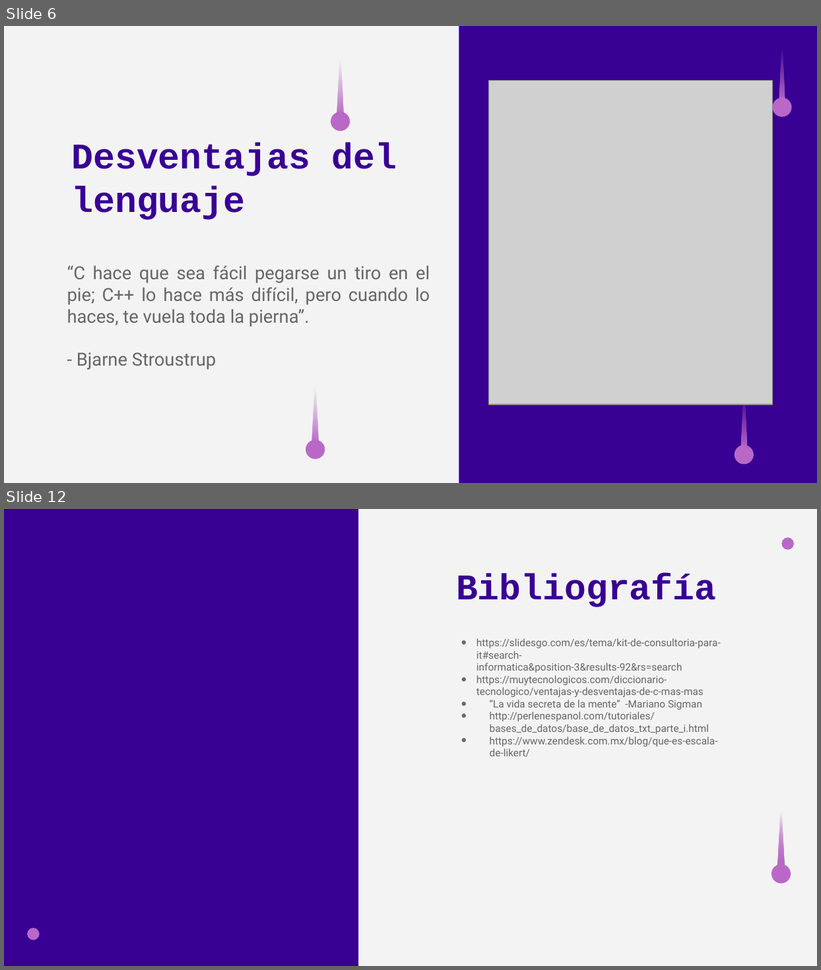
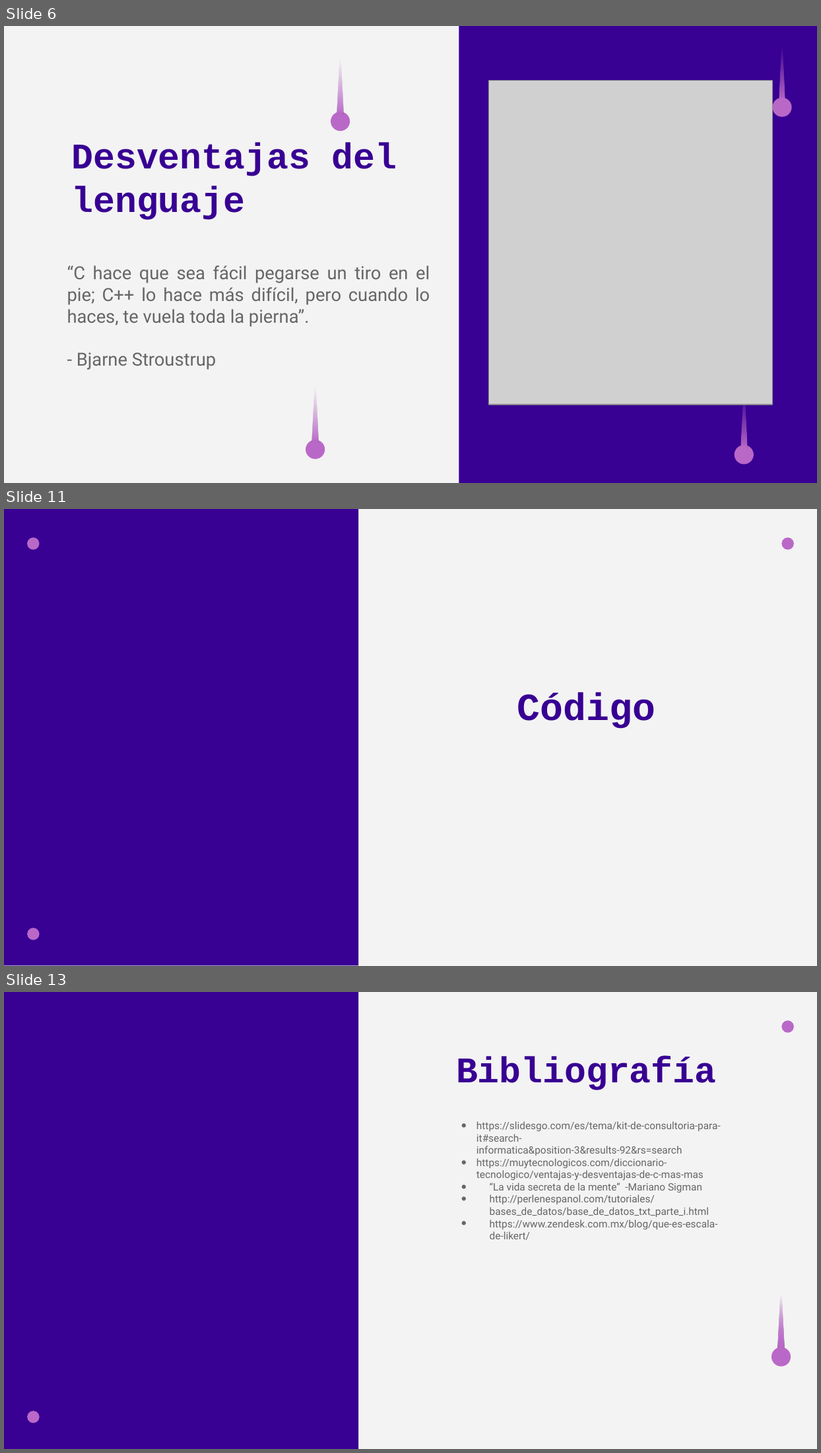
Before and after one commit to LucianoMartinez21/Catedra_1_C-, a slide deck: Presentacion_Fundamentos.pptx. Shown one above the other, each under a label of ours: slides 6 and 12 before the commit, slides 6, 11 and 13 after it; the slides between them are not shown. The pictures are 821x970 and 821x1453 pixels, drawn with LibreOffice and Linux fonts; fonts in the diff are those of the drawing; grey boxes stand for pictures. Boxes give left, top, right and bottom in pixels: in the first picture for what was removed or moved away, otherwise in the second. Text is boxed around its words. In the diff, an @@ line names an element or a change of style, - is before the commit and + after.

```diff
--- a/Presentacion_Fundamentos.pptx
+++ b/Presentacion_Fundamentos.pptx
@@ slide 11 added at (4,509,817,966), background #F3F3F3; not listed: 2 template elements that a slide beside it also shows @@
@@ rectangle added at (4,509,358,966), fill #380093 @@
@@ ellipse added at (26,537,39,550), fill #BA68C8 @@
@@ title added at (517,692,655,729), 34 pt, text #380093, bold @@
+Código
@@ what was slide 12 is now slide 13 @@
```
Also in this commit, not shown: 4 slides changed.
